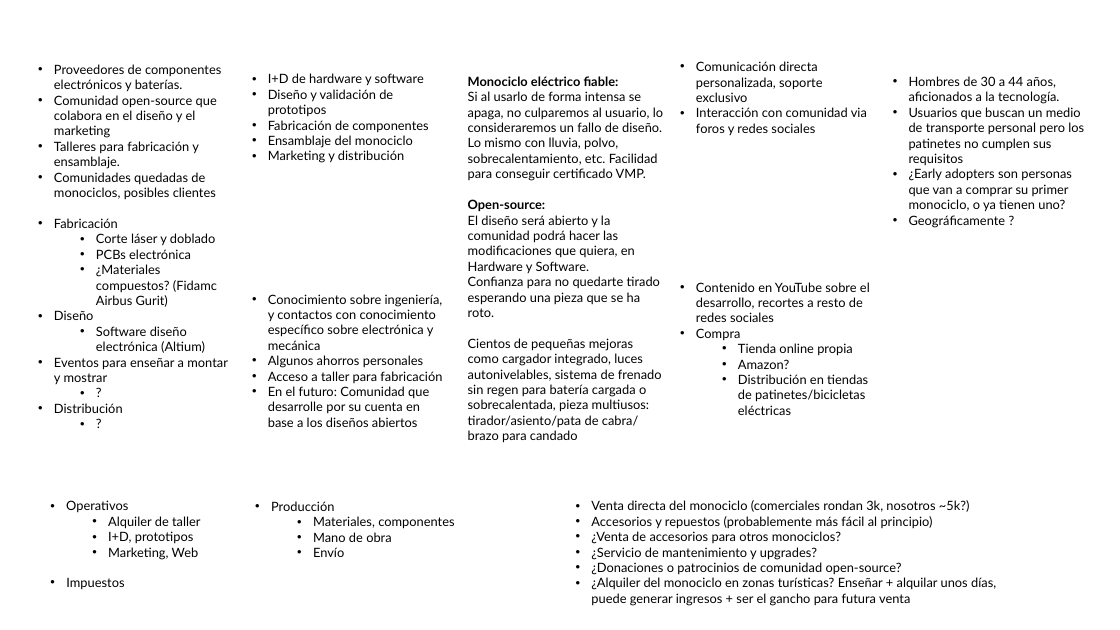
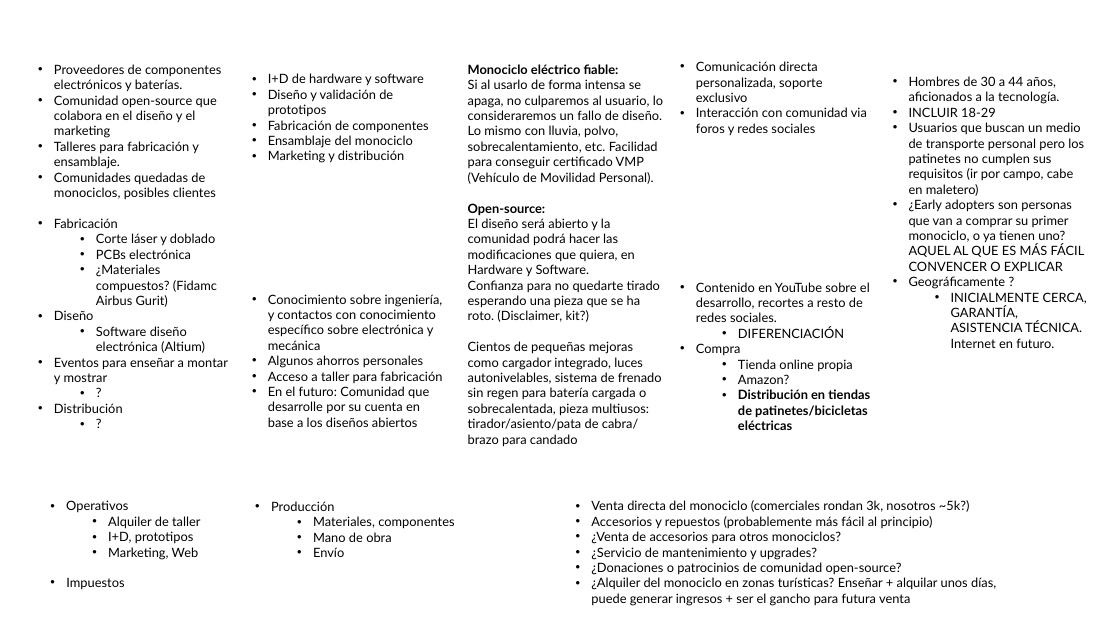
Before and after one commit to rubenayla/cyberwheel, a slide deck: slide 1 of explorer/mentoring/business_model_canvas_spanish.pptx. Drawn at 1120x630 pixels with LibreOffice and Linux fonts; fonts in the diff are those of the drawing; background and template pictures are left out. Boxes give left, top, right and bottom in pixels: in the first picture for what was removed or moved away, otherwise in the second. Text is boxed around its words. In the diff, an @@ line names an element or a change of style, - is before the commit and + after.

```diff
--- a/explorer/mentoring/business_model_canvas_spanish.pptx
+++ b/explorer/mentoring/business_model_canvas_spanish.pptx
@@ text "Monociclo eléctrico fiable:": place and size @@
-text "Monociclo eléctrico fiable:" at [468,76,663,443]
+text "Monociclo eléctrico fiable:" at [468,64,663,447]
@@ text at [468,79,663,184]: text changed @@
-Si al usarlo de forma intensa se apaga, no culparemos al usuario, lo consideraremos un fallo de diseño. Lo mismo con lluvia, polvo, sobrecalentamiento, etc. Facilidad para conseguir certificado VMP.
+Si al usarlo de forma intensa se apaga, no culparemos al usuario, lo consideraremos un fallo de diseño. Lo mismo con lluvia, polvo, sobrecalentamiento, etc. Facilidad para conseguir certificado VMP (Vehículo de Movilidad Personal).
@@ text at [909,107,1085,271]: text changed @@
-• Usuarios que buscan un medio de transporte personal pero los patinetes no cumplen sus requisitos
-• ¿Early adopters son personas que van a comprar su primer monociclo, o ya tienen uno?
+• INCLUIR 18-29
+• Usuarios que buscan un medio de transporte personal pero los patinetes no cumplen sus requisitos (ir por campo, cabe en maletero)
+• ¿Early adopters son personas que van a comprar su primer monociclo, o ya tienen uno? AQUEL AL QUE ES MÁS FÁCIL CONVENCER O EXPLICAR
@@ text at [468,280,660,322]: text changed @@
-Confianza para no quedarte tirado esperando una pieza que se ha roto.
+Confianza para no quedarte tirado esperando una pieza que se ha roto. (Disclaimer, kit?)
@@ text at [696,282,870,338]: text changed @@
-• Contenido en YouTube sobre el desarrollo, recortes a resto de redes sociales
+• Contenido en YouTube sobre el desarrollo, recortes a resto de redes sociales.
+  • DIFERENCIACIÓN
@@ text at [951,292,1087,348]: paragraph added @@
+  • INICIALMENTE CERCA, GARANTÍA, ASISTENCIA TÉCNICA. Internet en futuro.
@@ text at [738,389,870,430]: bold on in "Distribución en tiendas de patinetes/bicicletas eléctricas" @@
```
Also in this commit, not shown: 8 other files.
